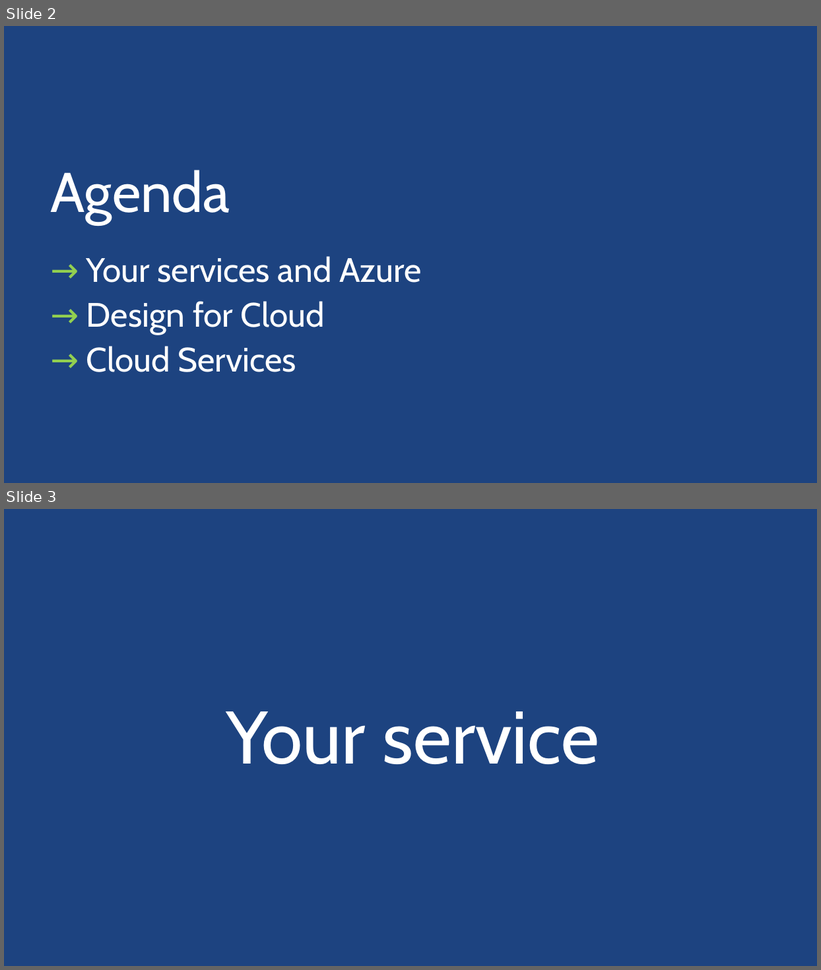
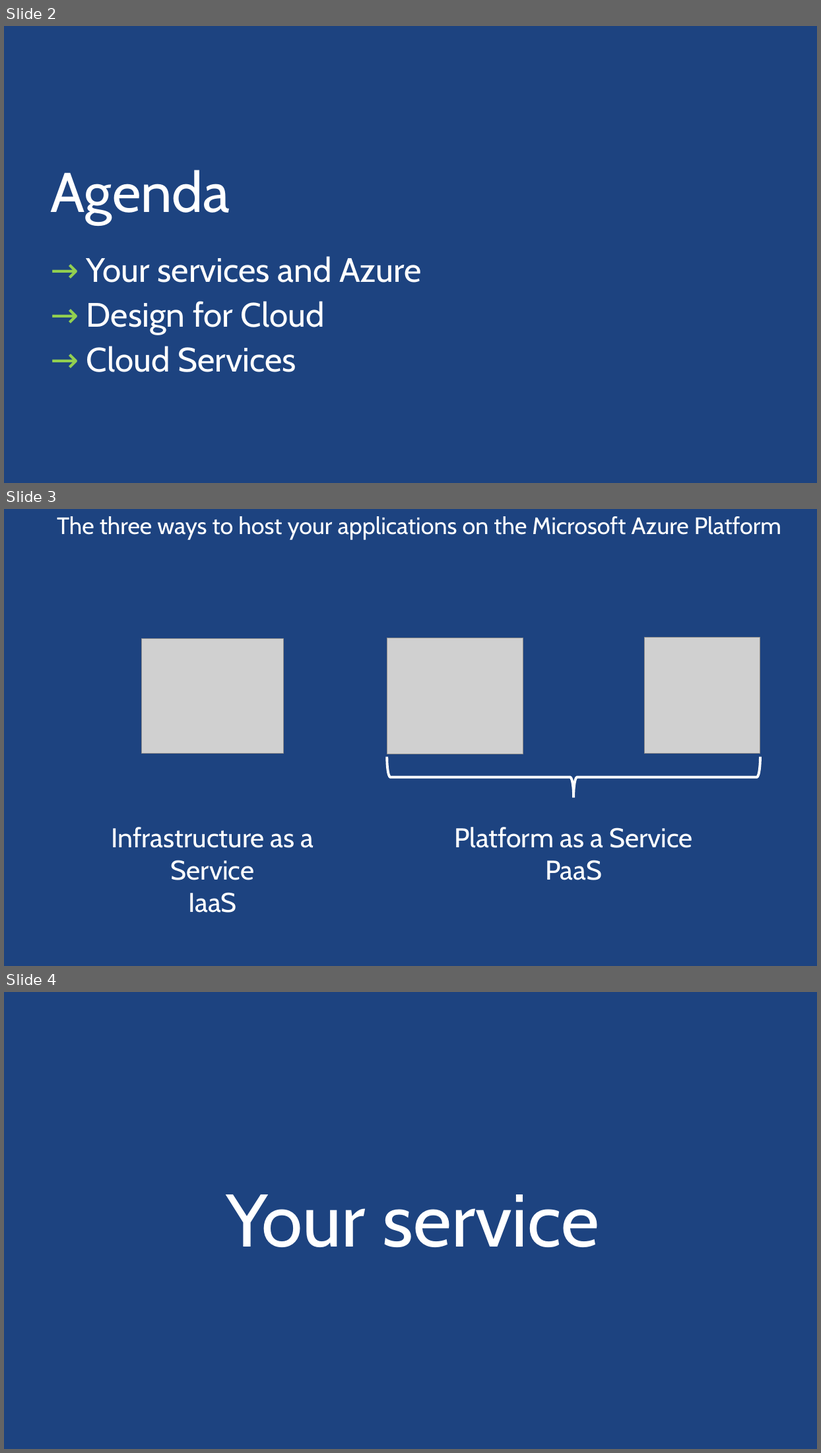
Before and after one commit to sack212/BasicAzureCamp, a slide deck: PaaS/Building Cloud Solutions.pptx. Shown one above the other, each under a label of ours: slides 2 and 3 before the commit, slides 2, 3 and 4 after it. The pictures are 821x970 and 821x1453 pixels, drawn with LibreOffice and Linux fonts; fonts in the diff are those of the drawing; grey boxes stand for pictures; background and template pictures are left out. Boxes give left, top, right and bottom in pixels: in the first picture for what was removed or moved away, otherwise in the second. Text is boxed around its words. In the diff, an @@ line names an element or a change of style, - is before the commit and + after.

```diff
--- a/PaaS/Building Cloud Solutions.pptx
+++ b/PaaS/Building Cloud Solutions.pptx
@@ slide 3 added at box(4, 509, 817, 966), background picture (left out) @@
@@ text added at box(57, 516, 781, 540), 28 pt, text #FFFFFF @@
+The three ways to host your applications on the Microsoft Azure Platform
@@ group added at box(111, 638, 761, 913): 3 pictures, 2 texts, 1 left brace @@
+Infrastructure as a Service
+IaaS
+Platform as a Service
+PaaS
@@ what was slide 3 is now slide 4 @@
```
Also in this commit, not shown: 2 other files.
